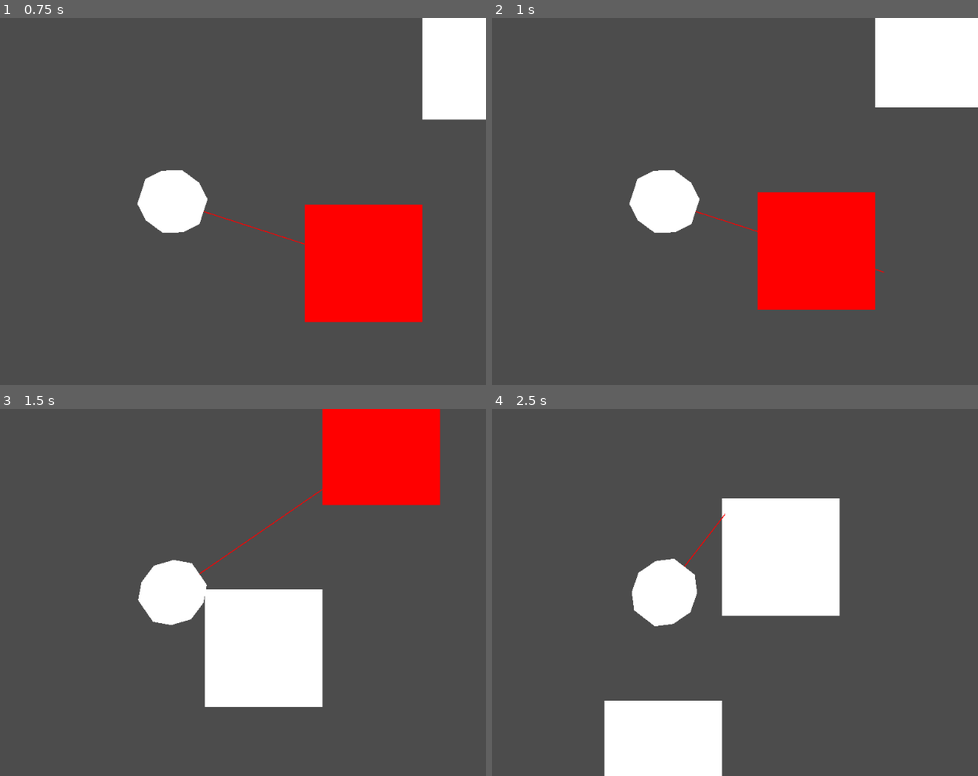
Above: before the commit, frames 1-4 (two rows, left to right).
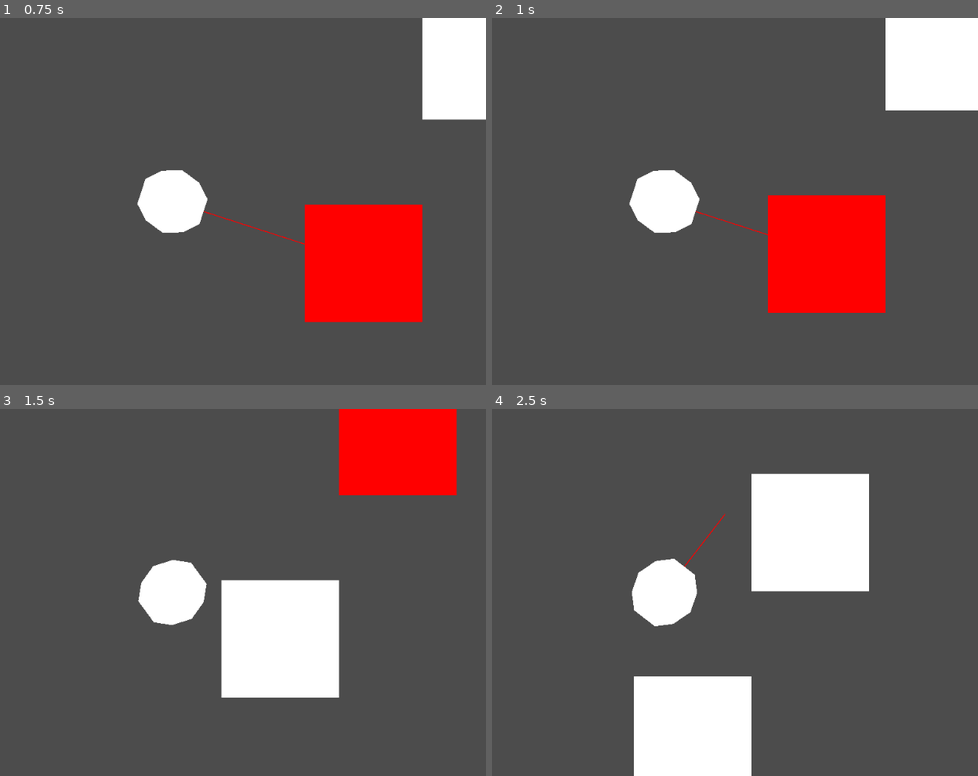
Above: after the commit, the same moments.

Repository: kyle-stevens/PointandClick
Game: Godot game, scene res://Scenes/DemoScene.tscn
The game is run twice, just before and just after one commit, with the same random seed, the same clock (stepped at 60 frames per second) and the same inputs. Before the commit the project starts from res://DemoScene.tscn.
Inputs (mouse positions are in pixels of both pictures, inside the frame that each line leads up to):
- Up to frame 1 (0.75 s): tap Enter at 0.5 s; move the mouse to (393, 274) at 0.52 s; press the mouse at (393, 274) at 0.53 s
- Up to frame 2 (1 s): tap Space (stop_moving, bound only after the commit) at 0.8 s
- Up to frame 3 (1.5 s): move the mouse to (398, 427) at 1.27 s; release the mouse at (398, 427) at 1.28 s; tap Space (stop_moving, bound only after the commit) at 1.35 s
- Up to frame 4 (2.5 s): click (890, 427) at 1.55 s; move the mouse to (725, 511) at 2.02 s; press the mouse at (725, 511) at 2.03 s; tap Space (stop_moving, bound only after the commit) at 2.3 s

Frame 1 is identical in both runs. In frame 2, 2.5% of the frame differs, in the area x 54-100%, y 0-81%; in frame 3, 5.8%; in frame 4, 11%, in the area x 23-78%, y 17-100%.

Commit message:
Primary Initial Commit
Basic Movement and Collision
+Click/Click-and-Hold to move
+Space to stop/Hold to remain in place
-Rotation in place needs further implementation

Diff:
--- a/pointandclickadventure/DemoScene.tscn
+++ b/pointandclickadventure/Scenes/DemoScene.tscn
@@ -1,7 +1,7 @@
 [gd_scene load_steps=3 format=2]
 
-[ext_resource path="res://Player.tscn" type="PackedScene" id=1]
-[ext_resource path="res://Obstacle.tscn" type="PackedScene" id=2]
+[ext_resource path="res://Scenes/Player.tscn" type="PackedScene" id=1]
+[ext_resource path="res://Scenes/Obstacle.tscn" type="PackedScene" id=2]
 
 [node name="DemoScene" type="Node2D"]
 
--- a/pointandclickadventure/Obstacle.tscn
+++ b/pointandclickadventure/Scenes/Obstacle.tscn
@@ -1,6 +1,6 @@
 [gd_scene load_steps=3 format=2]
 
-[ext_resource path="res://Obstacle.gd" type="Script" id=1]
+[ext_resource path="res://Scripts/Obstacle.gd" type="Script" id=1]
 
 [sub_resource type="RectangleShape2D" id=1]
 extents = Vector2( 72, 72 )
--- a/pointandclickadventure/Player.tscn
+++ b/pointandclickadventure/Scenes/Player.tscn
@@ -1,6 +1,6 @@
 [gd_scene load_steps=2 format=2]
 
-[ext_resource path="res://Player.gd" type="Script" id=1]
+[ext_resource path="res://Scripts/Player.gd" type="Script" id=1]
 
 [node name="Player" type="KinematicBody2D"]
 script = ExtResource( 1 )
--- a/pointandclickadventure/Player.gd
+++ b/pointandclickadventure/Scripts/Player.gd
@@ -15,7 +15,9 @@
 func _physics_process(delta):
 	if Input.is_action_pressed("move_click"):
 		target = get_global_mouse_position()
-		#sprite.look_at(target)
+	if Input.is_action_pressed("stop_moving"):
+		target = position
+		line2d.set_point_position(1, Vector2(target.x - position.x, target.y - position.y))
 	#not currently working :(
 	if Input.is_action_just_released("scroll_zoom_in") and camera.zoom > 0.5:
 		camera.zoom.x -= 0.01
--- a/pointandclickadventure/project.godot
+++ b/pointandclickadventure/project.godot
@@ -11,8 +11,8 @@
 [application]
 
 config/name="Pointandclickadventure"
-run/main_scene="res://DemoScene.tscn"
-config/icon="res://icon.png"
+run/main_scene="res://Scenes/DemoScene.tscn"
+config/icon="res://Assets/icon.png"
 
 [input]
 
@@ -29,6 +29,11 @@
 "deadzone": 0.5,
 "events": [  ]
 }
+stop_moving={
+"deadzone": 0.5,
+"events": [ Object(InputEventKey,"resource_local_to_scene":false,"resource_name":"","device":0,"alt":false,"shift":false,"control":false,"meta":false,"command":false,"pressed":false,"scancode":32,"unicode":0,"echo":false,"script":null)
+ ]
+}
 
 [physics]
 
Renamed: pointandclickadventure/icon.png -> pointandclickadventure/Assets/icon.png
Not shown, changed: pointandclickadventure/Assets/icon.png.import
Renamed: pointandclickadventure/Obstacle.gd -> pointandclickadventure/Scripts/Obstacle.gd
